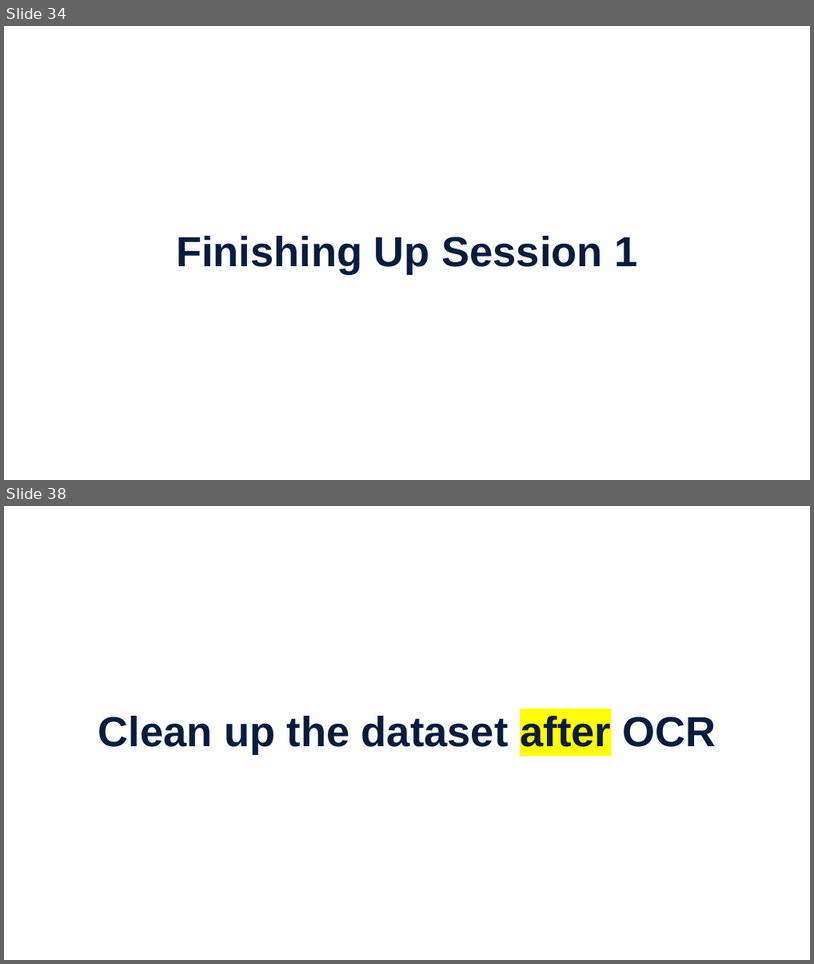
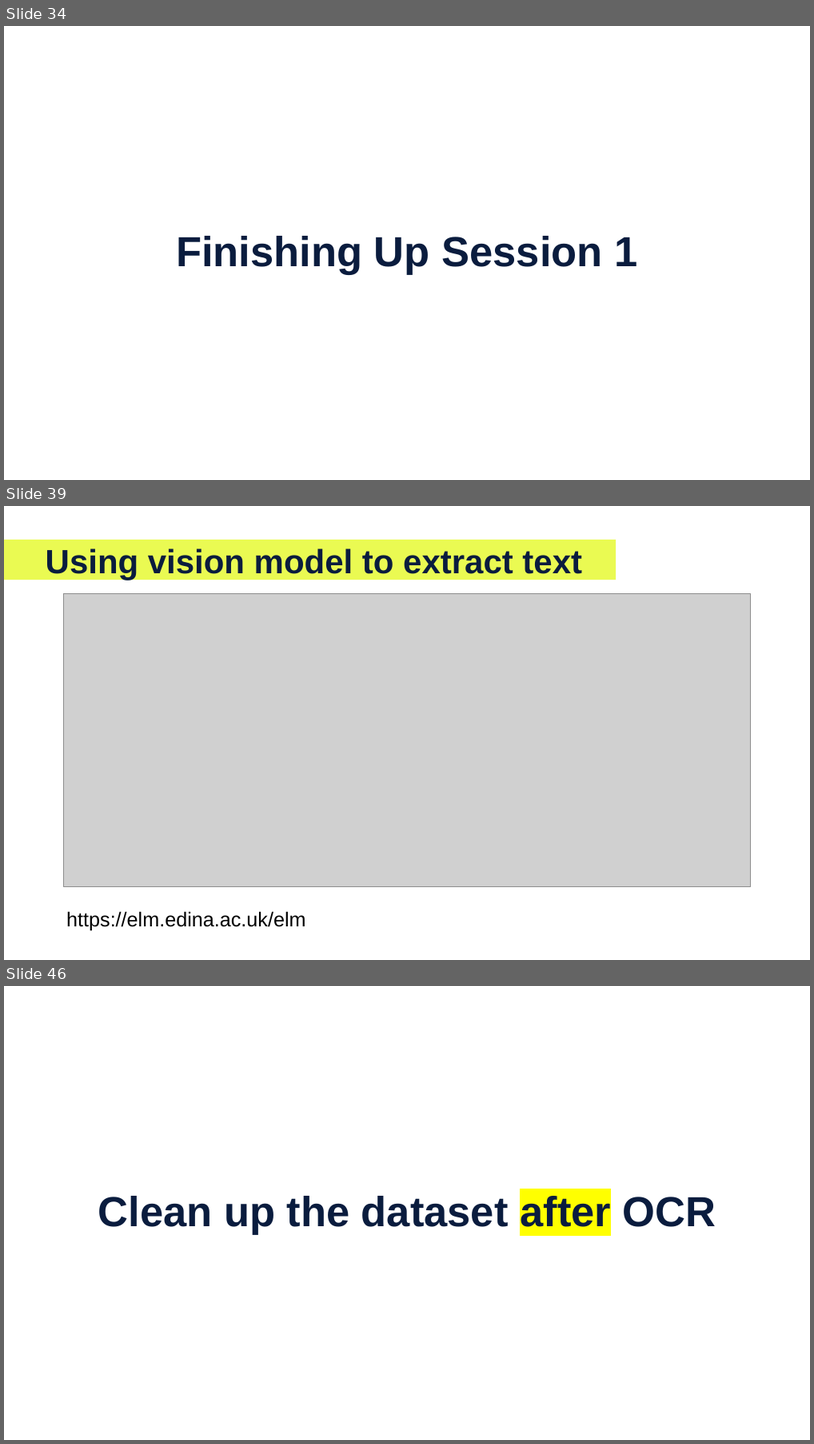
Before and after one commit to EFI-training/OCR-From-Images-To-Text, a slide deck: OCR-2026.pptx. Shown one above the other, each under a label of ours: slides 34 and 38 before the commit, slides 34, 39 and 46 after it; the slides between them are not shown. The pictures are 814x964 and 814x1444 pixels, drawn with LibreOffice and Linux fonts; fonts in the diff are those of the drawing; grey boxes stand for pictures; background and template pictures are left out. Boxes give left, top, right and bottom in pixels: in the first picture for what was removed or moved away, otherwise in the second. Text is boxed around its words. In the diff, an @@ line names an element or a change of style, - is before the commit and + after.

```diff
--- a/OCR-2026.pptx
+++ b/OCR-2026.pptx
@@ slide 39 added at (4, 506, 810, 960), background #FFFFFF @@
@@ rectangle added at (4, 540, 616, 580), fill #EAFA52 @@
@@ title added at (46, 548, 582, 580), 80 pt, text #0A1C3E, bold @@
+Using vision model to extract text
@@ picture added at (63, 593, 750, 886) @@
@@ text added at (66, 911, 306, 930), 48 pt, text #000000 @@
+https://elm.edina.ac.uk/elm
@@ what was slide 38 is now slide 46 @@
```
Also in this commit, not shown: 2 slides changed, 8 other slides added, 1 slide removed, 4 other files.
